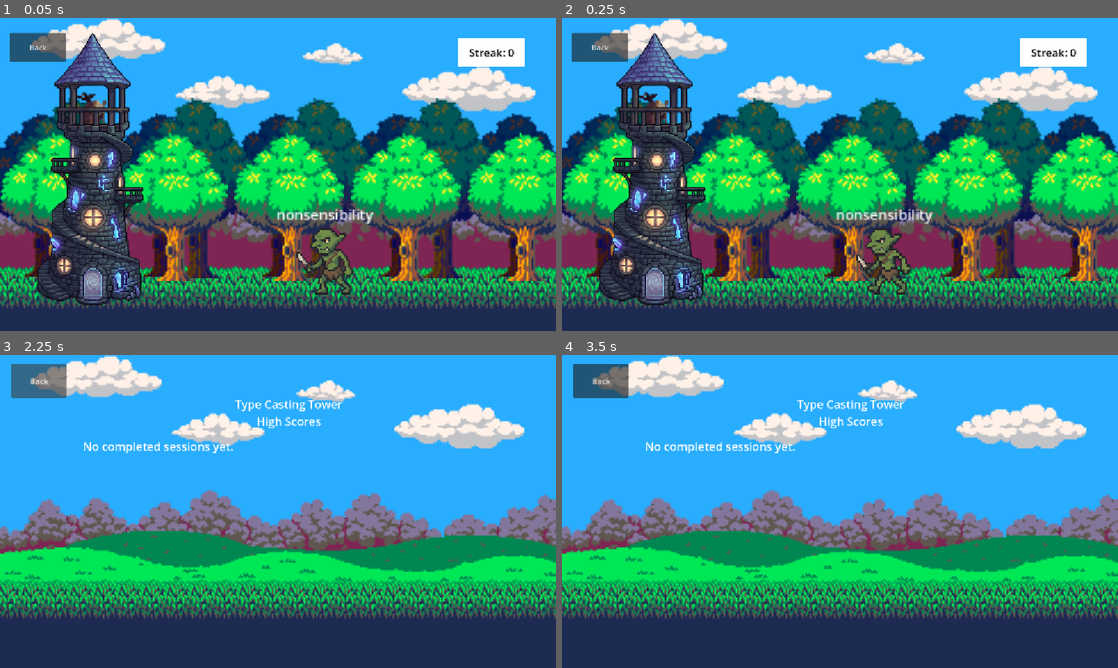
Above: before the commit, frames 1-4 (two rows, left to right).
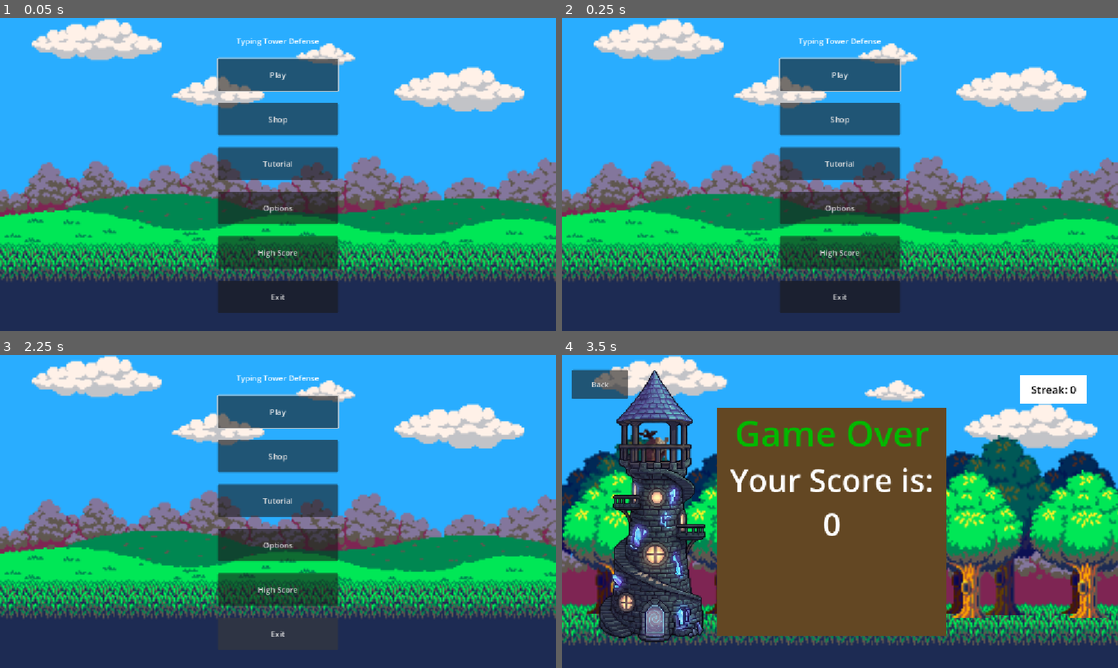
Above: after the commit, the same moments.

Repository: Lychiez/TypingTowerDefense
Game: Godot game, scene res://scenes/menus/main_menu.tscn
The game is run twice, just before and just after one commit, with the same random seed, the same clock (stepped at 60 frames per second) and the same inputs. Before the commit the project starts from res://scenes/game/game.tscn. Sound files missing from this copy of the repository are replaced by a short silence.
Inputs (mouse positions are in pixels of both pictures, inside the frame that each line leads up to):
- Up to frame 1 (0.05 s): no input
- Up to frame 2 (0.25 s): no input
- Up to frame 3 (2.25 s): click (38, 383) at 0.5 s, where only the run before the commit has a clickable "Back"; click "High Score" at 1.25 s; click "Back" at 2 s
- Up to frame 4 (3.5 s): click (840, 411) at 2.75 s, where only the run after the commit has a clickable "Play"

The runs differ from the first frame. In frame 1, 68% of the frame differs, in the area x 0-100%, y 0-95%; in frame 2, 68%; in frame 3, 13%; in frame 4, 69%, in the area x 0-100%, y 0-93%.
Error before the commit: Cannot call method 'get_playback_position' on a null value. (res://scenes/options/return_button.gd:9)

Commit message:
fix highscore back button to not crash game

Diff:
--- a/game/type-casting-tower/project.godot
+++ b/game/type-casting-tower/project.godot
@@ -11,7 +11,7 @@
 [application]
 
 config/name="TypeCastingTower"
-run/main_scene="uid://d15dgw0pqs115"
+run/main_scene="uid://cvu73adlupnos"
 config/features=PackedStringArray("4.7", "Forward Plus")
 config/icon="res://icon.svg"
 
--- a/game/type-casting-tower/scenes/game/game.tscn
+++ b/game/type-casting-tower/scenes/game/game.tscn
@@ -197,6 +197,7 @@
 scale = Vector2(1.0000001, 1)
 
 [node name="CollisionShape2D" type="CollisionShape2D" parent="Tower/Tower2" unique_id=1231442045]
+visible = false
 position = Vector2(-7.3142395, 54.004425)
 scale = Vector2(6.443546, 6.443546)
 shape = SubResource("RectangleShape2D_5v6r0")
@@ -215,29 +216,34 @@
 horizontal_alignment = 1
 vertical_alignment = 1
 
-[node name="Game Over Box" type="VBoxContainer" parent="." unique_id=913896719]
-visible = false
-custom_maximum_size = Vector2(40, 40)
+[node name="MarginContainer" type="MarginContainer" parent="." unique_id=646993981]
+custom_minimum_size = Vector2(512, 512)
 layout_mode = 0
 offset_left = 347.00003
-offset_top = 46.0
-offset_right = 443.00003
-offset_bottom = 105.0
-scale = Vector2(12.619225, 12.619225)
-
-[node name="Game Over Label" type="Label" parent="Game Over Box" unique_id=1098913626]
-custom_maximum_size = Vector2(40, -1)
-layout_mode = 2
-theme_override_colors/font_color = Color(1, 0, 1, 1)
-theme_override_font_sizes/font_size = 7
+offset_top = 119.68879
+offset_right = 859.0
+offset_bottom = 631.6888
+
+[node name="ColorRect" type="ColorRect" parent="MarginContainer" unique_id=2116351323]
+layout_mode = 2
+color = Color(0.3882353, 0.2784314, 0.13725491, 1)
+
+[node name="Game Over Box" type="VBoxContainer" parent="MarginContainer" unique_id=913896719]
+custom_minimum_size = Vector2(512, 512)
+layout_mode = 2
+
+[node name="Game Over Label" type="Label" parent="MarginContainer/Game Over Box" unique_id=1098913626]
+layout_mode = 2
+theme_override_colors/font_color = Color(0, 0.7254902, 0, 1)
+theme_override_font_sizes/font_size = 80
 text = "Game Over"
 horizontal_alignment = 1
 
-[node name="Score Display" type="Label" parent="Game Over Box" unique_id=754789808]
-layout_mode = 2
-theme_override_font_sizes/font_size = 4
+[node name="Score Display" type="Label" parent="MarginContainer/Game Over Box" unique_id=754789808]
+layout_mode = 2
+theme_override_font_sizes/font_size = 70
 text = "Your Score is:
-23"
+0"
 horizontal_alignment = 1
 
 [connection signal="body_entered" from="Tower/Tower2" to="Tower" method="_on_tower_2_body_entered"]
--- a/game/type-casting-tower/scenes/highscore/high_score.tscn
+++ b/game/type-casting-tower/scenes/highscore/high_score.tscn
@@ -1,8 +1,8 @@
 [gd_scene format=3 uid="uid://bkuv85ujhlf8k"]
 
-[ext_resource type="Script" uid="uid://c3nyf7ctx0w44" path="res://scenes/options/return_button.gd" id="1_c2tn3"]
 [ext_resource type="Script" uid="uid://dr5a48te54l5d" path="res://scenes/highscore/high_score.gd" id="1_cml1i"]
 [ext_resource type="Texture2D" uid="uid://c3lgifyva7j86" path="res://assets/images/GrassLand_Background_Guide.png" id="2_2kf0s"]
+[ext_resource type="Script" uid="uid://dggi2s34jjtlp" path="res://scenes/highscore/return_button.gd" id="3_cml1i"]
 
 [node name="HighScore" type="Control" unique_id=1087629272]
 layout_mode = 3
@@ -30,7 +30,7 @@
 offset_right = 138.0
 offset_bottom = 89.0
 text = "Back"
-script = ExtResource("1_c2tn3")
+script = ExtResource("3_cml1i")
 
 [node name="MarginContainer" type="MarginContainer" parent="." unique_id=647306986]
 layout_mode = 1
--- a/game/type-casting-tower/scenes/menus/main_menu.tscn
+++ b/game/type-casting-tower/scenes/menus/main_menu.tscn
@@ -41,7 +41,7 @@
 
 [node name="Title" type="Label" parent="MarginContainer/VBoxContainer" unique_id=1364257234]
 layout_mode = 2
-text = "Type Casting Tower"
+text = "Typing Tower Defense"
 horizontal_alignment = 1
 
 [node name="PlayButton" type="Button" parent="MarginContainer/VBoxContainer" unique_id=42509793]
@@ -76,7 +76,6 @@
 
 [node name="ExitButton" type="Button" parent="MarginContainer/VBoxContainer" unique_id=791638417]
 unique_name_in_owner = true
-visible = false
 custom_minimum_size = Vector2(250, 67)
 layout_mode = 2
 text = "Exit"
